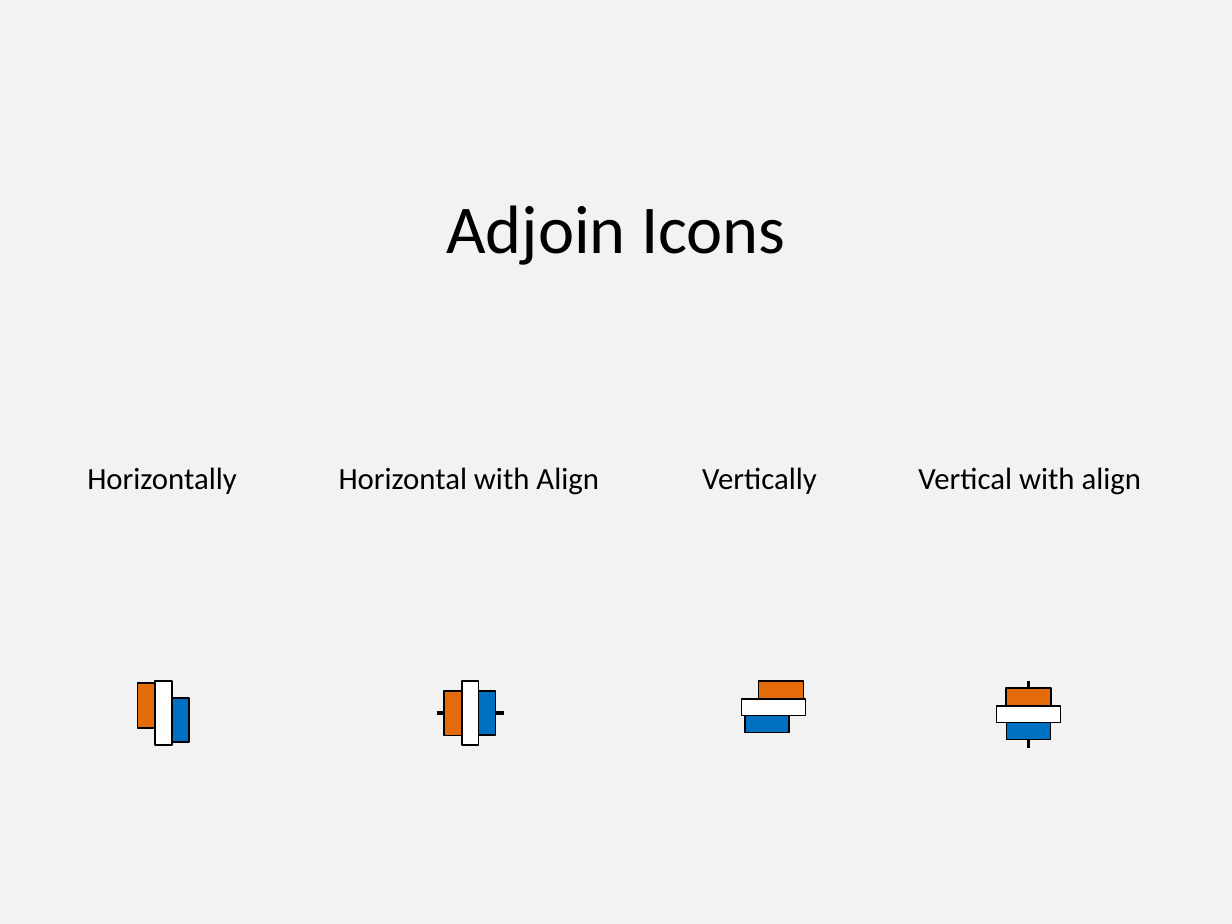
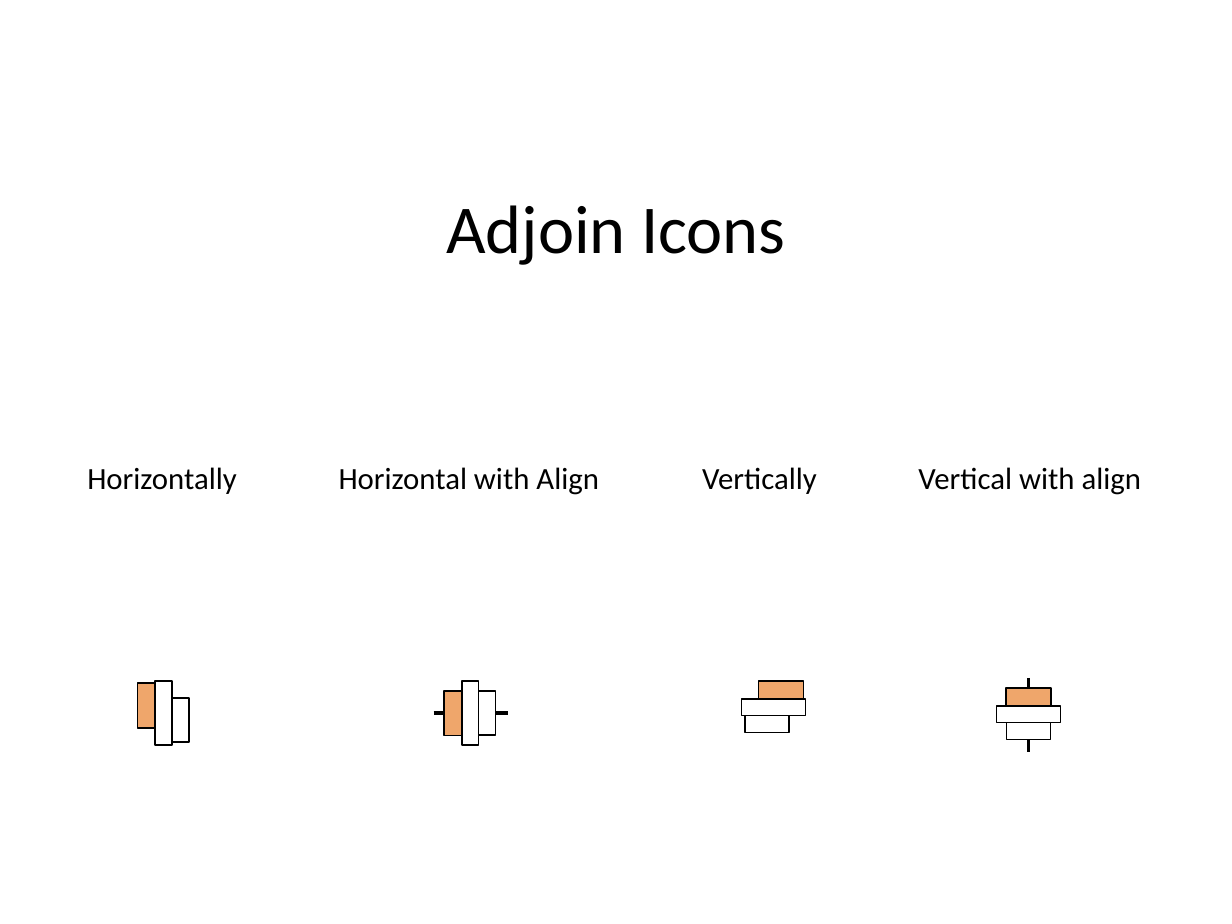
Before and after one commit to PowerPointLabs/PowerPointLabs, a slide deck: slide 3 of doc/Icons-PositionsLab.pptx. Drawn at 1232x924 pixels with LibreOffice and Linux fonts; fonts in the diff are those of the drawing. Boxes give left, top, right and bottom in pixels: in the first picture for what was removed or moved away, otherwise in the second. Text is boxed around its words. In the diff, an @@ line names an element or a change of style, - is before the commit and + after.

```diff
--- a/doc/Icons-PositionsLab.pptx
+++ b/doc/Icons-PositionsLab.pptx
@@ background #F2F2F2 to #FFFFFF @@
@@ fill #E46B09 to #EFA66B in 4 elements at (138,684,155,728), (759,681,803,699), (445,691,462,736), (1007,689,1051,706) @@
@@ line moved from (1029, 681) - (1029, 748) to (1029, 678) - (1029, 752) @@
@@ line moved from (437, 713) - (504, 713) to (434, 713) - (508, 713) @@
@@ fill #0070C0 to #FFFFFF in 4 elements at (171,697,188,742), (745,716,790,733), (478,691,495,736), (1007,722,1051,739) @@
```
Also in this commit, not shown: 5 other slides changed, 1 slide added.
